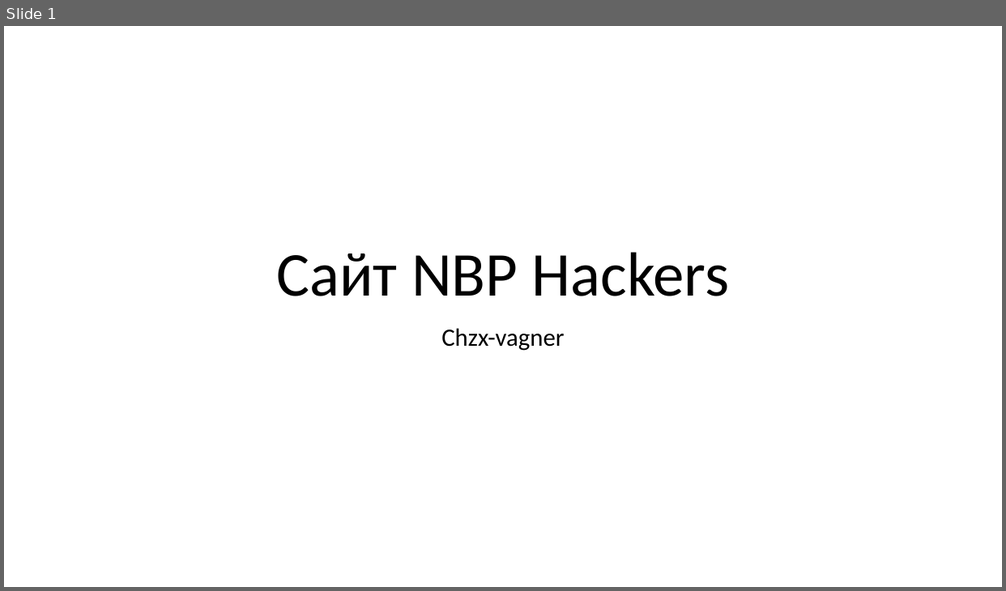
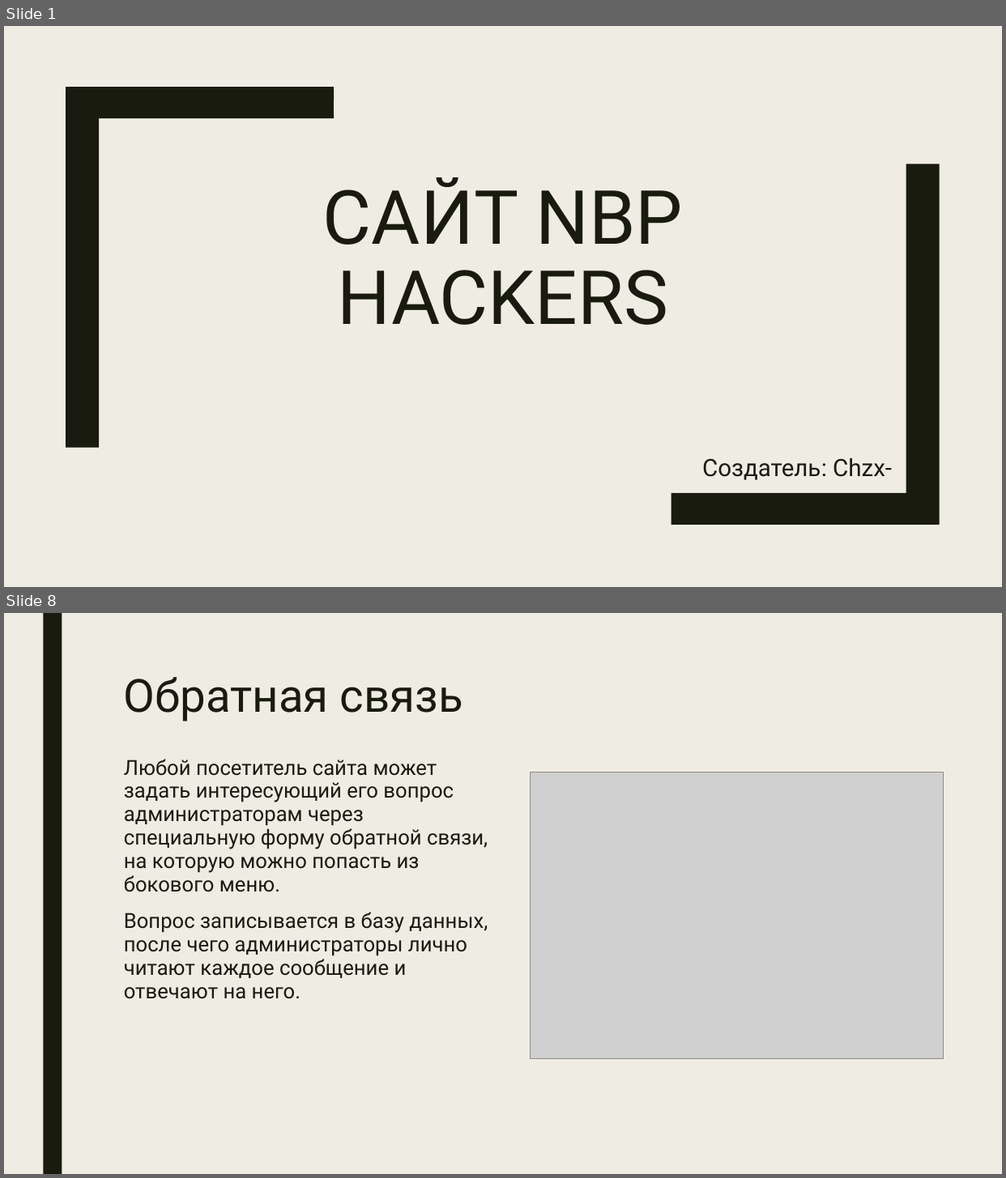
Before and after one commit to chzx-vagner/NBP_Website, a slide deck: NBP_Website.pptx. Shown one above the other, each under a label of ours: slide 1 before the commit, slides 1 and 8 after it; the slides between them are not shown. The pictures are 1006x591 and 1006x1178 pixels, drawn with LibreOffice and Linux fonts; fonts in the diff are those of the drawing; grey boxes stand for pictures. Boxes give left, top, right and bottom in pixels: in the first picture for what was removed or moved away, otherwise in the second. Text is boxed around its words. In the diff, an @@ line names an element or a change of style, - is before the commit and + after.

```diff
--- a/NBP_Website.pptx
+++ b/NBP_Website.pptx
@@ slide 8 added at (x1=4, y1=613, x2=1002, y2=1174), background #EFEDE3 @@
@@ rectangle added at (x1=43, y1=613, x2=62, y2=1174), fill #191B0E @@
@@ title added at (x1=124, y1=677, x2=463, y2=722), 44 pt, text #191B0E @@
+Обратная связь
@@ text added at (x1=124, y1=759, x2=488, y2=999), 20 pt, text #191B0E @@
+Любой посетитель сайта может задать интересующий его вопрос администраторам через специальную форму обратной связи, на которую можно попасть из бокового меню.
+Вопрос записывается в базу данных, после чего администраторы лично читают каждое сообщение и отвечают на него.
@@ picture added at (x1=530, y1=773, x2=943, y2=1059) @@
@@ slide 1 changed as well @@
@@ background #FFFFFF to #EFEDE3 @@
@@ freeform shape added at (x1=66, y1=87, x2=334, y2=447), fill #191B0E @@
@@ freeform shape added at (x1=671, y1=164, x2=940, y2=525), fill #191B0E @@
@@ title at (x1=323, y1=177, x2=683, y2=325): text changed; size 60 to 72 pt; font Calibri to Roboto; text colour #000000 to #191B0E @@
-Сайт NBP Hackers
+САЙТ NBP HACKERS
@@ subtitle at (x1=702, y1=459, x2=892, y2=493): text changed; size 24 to 23 pt; font Calibri to Roboto; text colour #000000 to #191B0E @@
-Chzx-vagner
+Создатель: Chzx-vagner
```
Also in this commit, not shown: 1 other slide changed, 8 other slides added, 2 slides removed, 18 other files.
